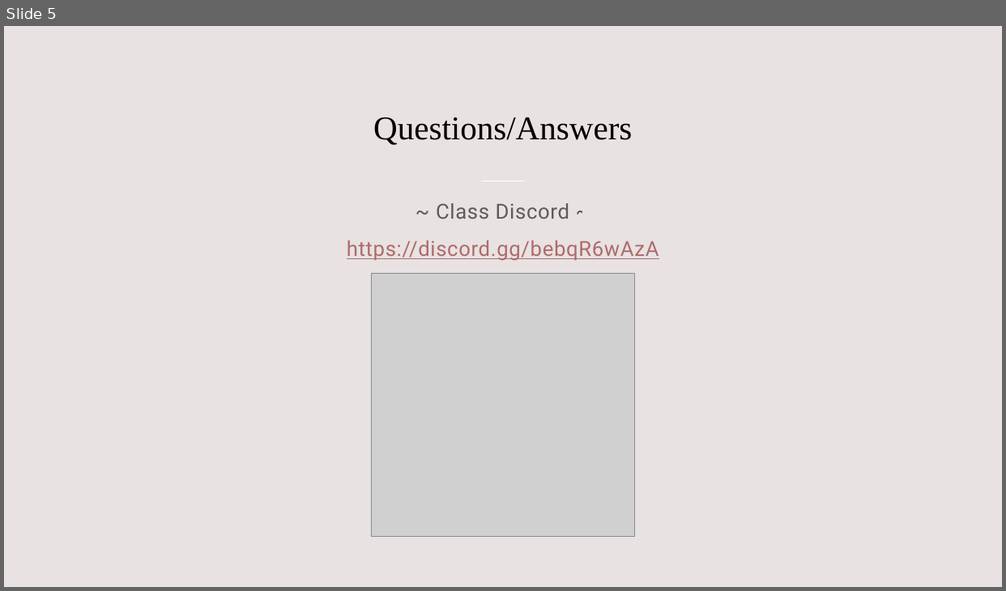
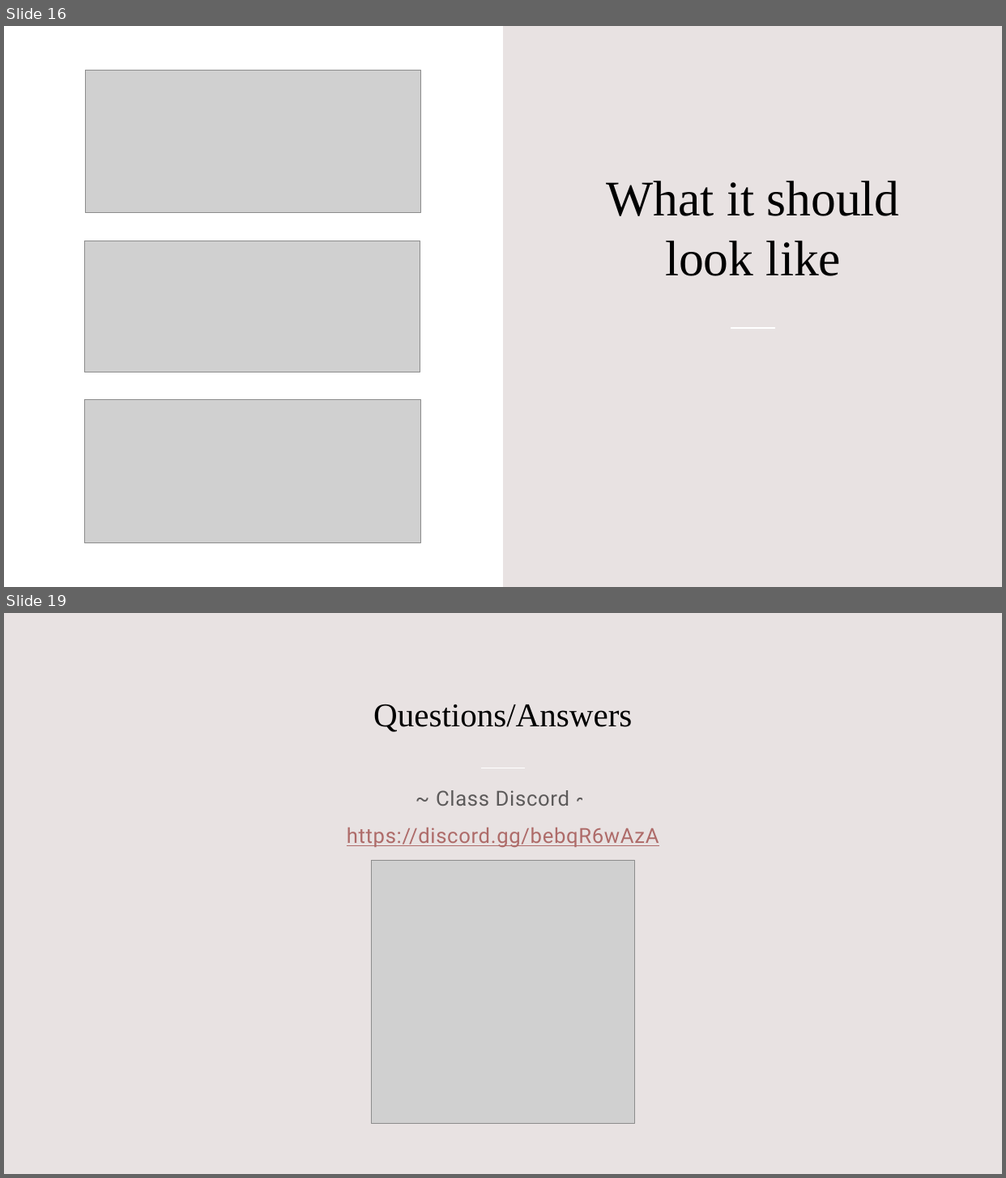
Before and after one commit to williamsantosa/cse185s-presentation, a slide deck: presentation.pptx. Shown one above the other, each under a label of ours: slide 5 before the commit, slides 16 and 19 after it; the slides between them are not shown. The pictures are 1006x591 and 1006x1178 pixels, drawn with LibreOffice and Linux fonts; fonts in the diff are those of the drawing; grey boxes stand for pictures. Boxes give left, top, right and bottom in pixels: in the first picture for what was removed or moved away, otherwise in the second. Text is boxed around its words. In the diff, an @@ line names an element or a change of style, - is before the commit and + after.

```diff
--- a/presentation.pptx
+++ b/presentation.pptx
@@ slide 16 added at [4,26,1002,587], background #E8E2E2 @@
@@ rectangle added at [4,26,1002,587], fill #E8E2E2 @@
@@ rectangle added at [4,26,503,587], fill #FFFFFF @@
@@ picture added at [85,71,420,213] @@
@@ title added at [606,181,900,276], 48 pt, text #000000 @@
+What it should look like
@@ picture added at [85,241,420,372] @@
@@ line added from (731, 328) to (775, 328), #FFFFFF 1 pt @@
@@ picture added at [85,400,421,544] @@
@@ what was slide 5 is now slide 19 @@
```
Also in this commit, not shown: 3 slides changed, 13 other slides added, 4 other files.
